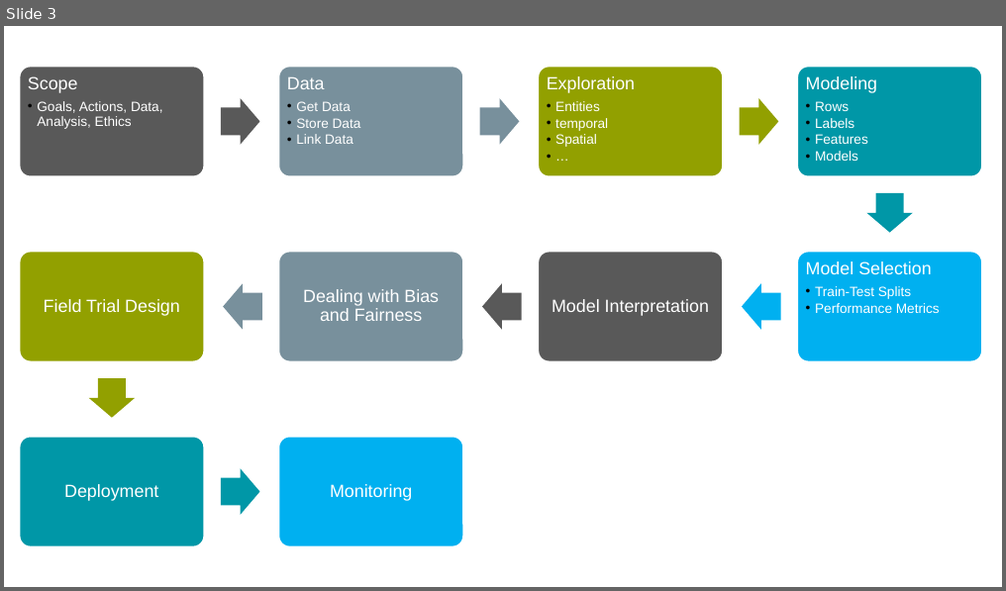
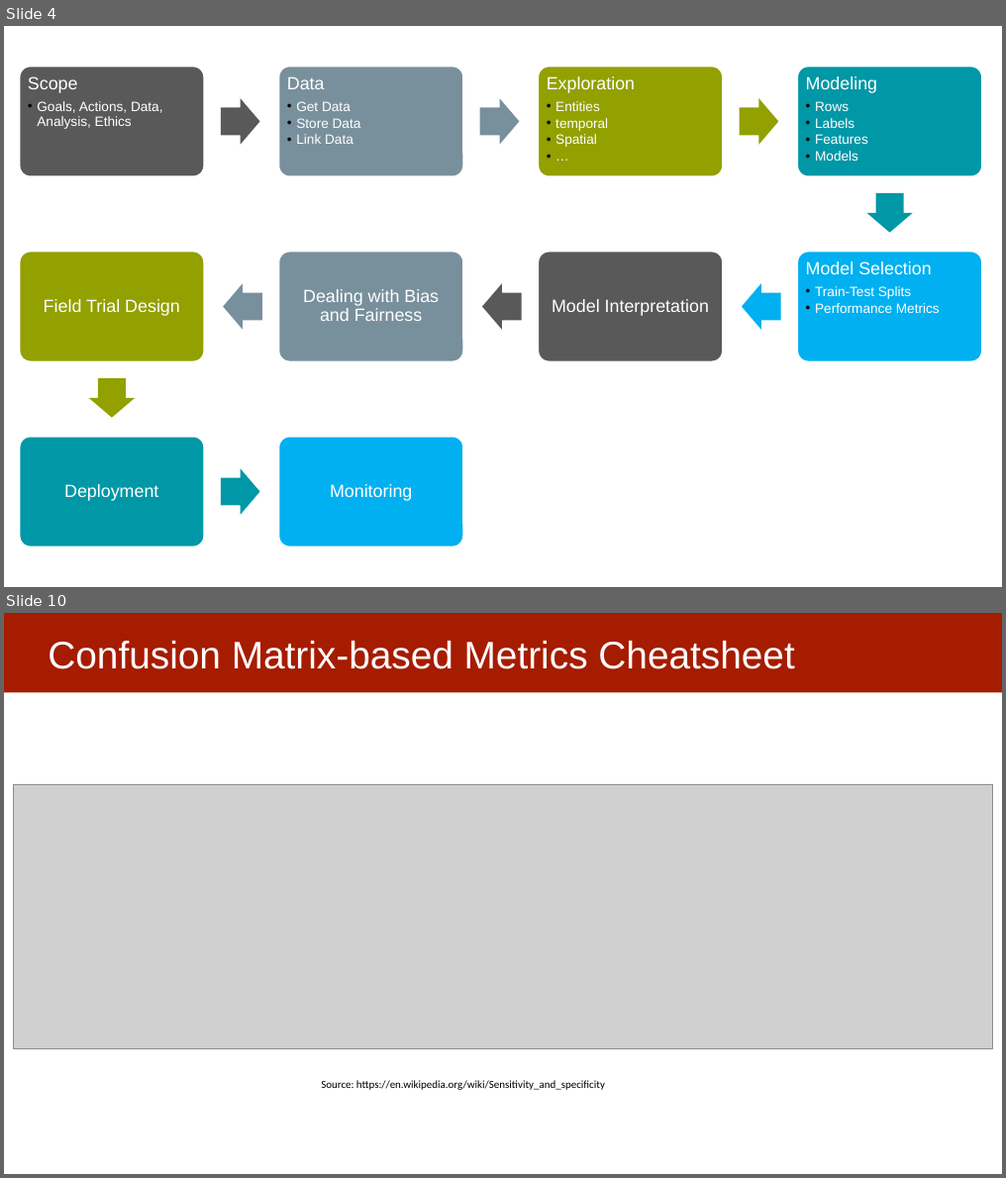
Before and after one commit to dssg/MLinPractice, a slide deck: Lectures/Lecture11-Module1Review.pptx. Shown one above the other, each under a label of ours: slide 3 before the commit, slides 4 and 10 after it; the slides between them are not shown. The pictures are 1006x591 and 1006x1178 pixels, drawn with LibreOffice and Linux fonts; fonts in the diff are those of the drawing; grey boxes stand for pictures. Boxes give left, top, right and bottom in pixels: in the first picture for what was removed or moved away, otherwise in the second. Text is boxed around its words. In the diff, an @@ line names an element or a change of style, - is before the commit and + after.

```diff
--- a/Lectures/Lecture11-Module1Review.pptx
+++ b/Lectures/Lecture11-Module1Review.pptx
@@ slide 10 added at [4, 613, 1002, 1174], background #FFFFFF @@
@@ rectangle added at [4, 613, 1002, 692], fill #A61C00 @@
@@ title added at [48, 641, 794, 669], 37 pt, text #FFFFFF @@
+Confusion Matrix-based Metrics Cheatsheet
@@ picture added at [13, 785, 993, 1049] @@
@@ text added at [321, 1080, 605, 1090], 10.5 pt, text #000000 @@
+Source: https://en.wikipedia.org/wiki/Sensitivity_and_specificity
@@ what was slide 3 is now slide 4 @@
```
Also in this commit, not shown: 2 slides changed, 17 other slides added.
